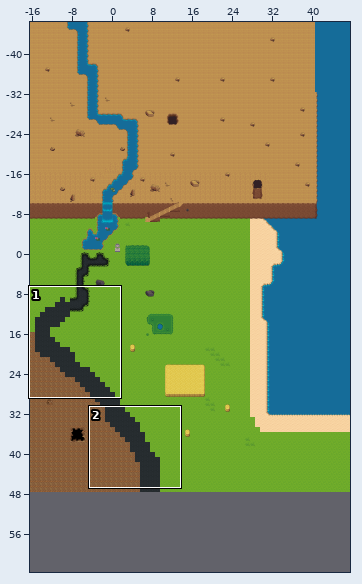
Tiled map -- carte.tmx. Above: a wide view before the commit, with the close-up outlined.
Close-up. Before the commit:
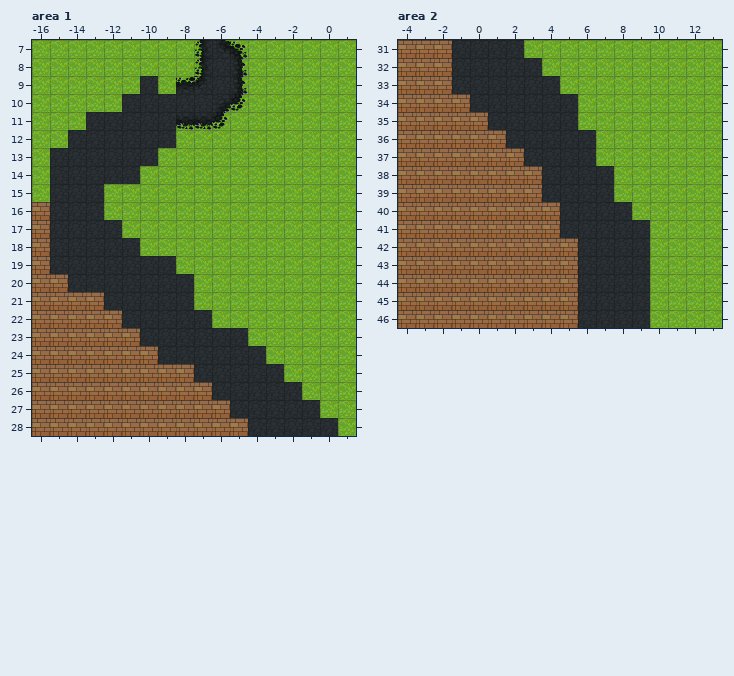
Cells are 32x32 px. Shown: area 1 x -16..1, y 7..28; area 2 x -4..13, y 31..46. The commit also changed other parts of the map, which this record leaves out.
Once edited:
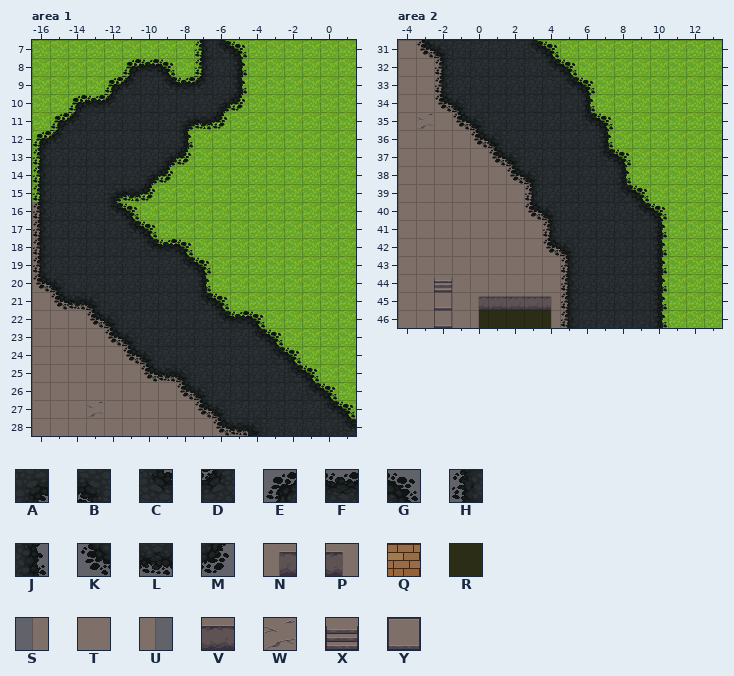
Key: from "terrain": A 10, B 11, C 42, D 43, E 73, F 74, G 75, H 105, J 107, K 137, L 138, M 139, N 388, P 389, Q 430, R 481, S 483, T 484, U 485, V 516, W 548, X 582, Y 614.
_ is an empty cell, # one hidden under a higher layer, . an unchanged one.
Diff:
--- layer "Troisième Plan", area 1
@@ x -16..-5 @@
-16 Q...........
-17 Q...........
-18 Q...........
-19 Q...........
-20 QQ..........
-21 QQQQ........
-22 QQQQQ.......
-23 QQQQQQ......
-24 QQQQQQQ.....
-25 QQQQQQQQQ...
-26 QQQQQQQQQQ..
-27 QQQQQQQQQQQ.
-28 QQQQQQQQQQQQ
+16 T...........
+17 T...........
+18 T...........
+19 T...........
+20 TT..........
+21 TTTT........
+22 TTTTT.......
+23 TTTTTT......
+24 TTTTTTT.....
+25 TTTTTTTTT...
+26 TTTTTTTTTT..
+27 TTT#TTTTTTT.
+28 TTTTTTTTTTTT
--- layer "Second Plan", area 1
@@ x -16..1 @@
- 8 .....___..........
- 9 ....__._..........
-10 ..___.............
-11 .__.....L.........
-12 __......_.........
-13 _......__.........
-14 _.....__..........
-15 _...___...........
-16 _...__............
-17 _....__...........
-18 _.....___.........
-19 _.......__........
-20 __......._........
-21 .___.....__.......
-22 ...__.....___.....
-23 ....__......__....
-24 .....__......__...
-25 ......___.....__..
-26 ........__.....__.
-27 ..._.....__.....__
-28 ..........___...._
+ 8 .....EFG..........
+ 9 ....ED.C..........
+10 ..EFD.............
+11 .ED.....A.........
+12 ED......J.........
+13 H......AM.........
+14 H.....AM..........
+15 H...ALM...........
+16 H...CG............
+17 H....CG...........
+18 H.....CFG.........
+19 H.......CG........
+20 KB.......J........
+21 .KLB.....CG.......
+22 ...KB.....CFG.....
+23 ....KB......CG....
+24 .....KB......CG...
+25 ......KLB.....CG..
+26 ........KB.....CG.
+27 ...W.....KB.....CG
+28 ..........KLB....C
--- layer "Troisième Plan", area 2
@@ x -4..5 @@
-31 QQQ.......
-32 QQQ.......
-33 QQQ.......
-34 QQQQ......
-35 QQQQQ.....
-36 QQQQQQ....
-37 QQQQQQQ...
-38 QQQQQQQQ..
-39 QQQQQQQQ..
-40 QQQQQQQQQ.
-41 QQQQQQQQQ.
-42 QQQQQQQQQQ
-43 QQQQQQQQQQ
-44 QQQQQQQQQQ
-45 QQQQQQQQQQ
-46 QQQQQQQQQQ
+31 TTT.......
+32 TTT.......
+33 TTT.......
+34 TTTT......
+35 T#TTT.....
+36 TTTTTT....
+37 TTTTTTT...
+38 TTTTTTTT..
+39 TTTTTTTT..
+40 TTTTTTTTT.
+41 TTTTTTTTT.
+42 TTTTTTTTTT
+43 TTTTTTTTTT
+44 TTXTTTTTTT
+45 TTYT#VVVPT
+46 TTYTRRRRRT
--- layer "Second Plan", area 2
@@ x -3..10 @@
-31 __....__......
-32 ._.....__.....
-33 ._......__....
-34 .__......_....
-35 _.__.....__...
-36 ...__....._...
-37 ....__....__..
-38 .....__...._..
-39 ......_....__.
-40 ......__....__
-41 ......._....._
-42 .......__...._
-43 ........_...._
-44 ........_...._
-45 ..._...._...._
-46 ..._...__...._
+31 KB....CG......
+32 .H.....CG.....
+33 .H......CG....
+34 .KB......J....
+35 W.KB.....CG...
+36 ...KB.....J...
+37 ....KB....CG..
+38 .....KB....J..
+39 ......H....CG.
+40 ......KB....CG
+41 .......H.....J
+42 .......KB....J
+43 ........H....J
+44 ........H....J
+45 ...N....H....J
+46 ...U...SH....J
